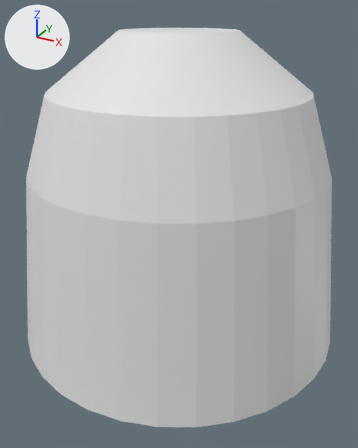
The Blender file RandomCollector/DescendPodShape.blend, before and after one commit.
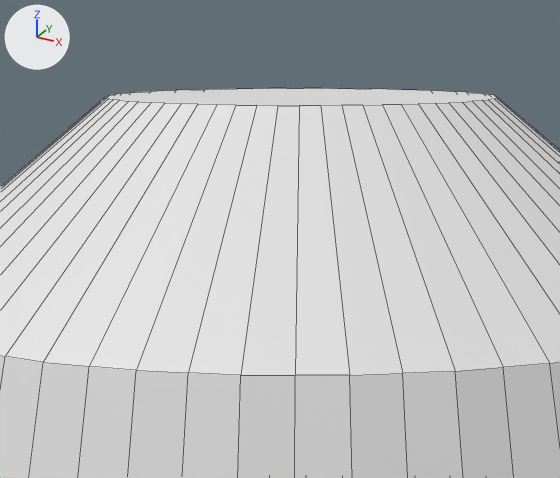
Each version is shown whole from a 50 mm lens placed at (0.953, -1.734, 0.738), pointed at (0.023, -0.042, -0.108), then close up on the part from 24% to 72% of the width and 0% to 33% of the height. Lighting does not change. The marker at upper left points along +X, +Y and +Z. The first two pictures are the older version. The close-ups show mesh edges as thin lines.

Before the edit, the objects in view are built like this:
```python
me_descendpod = bpy.data.meshes.new('DescendPod')
me_descendpod.from_pydata(...)  # 384 vertices, 322 faces; spans x -1.0..1.0, y -1.0..1.0, z -1.04..1.0
me_descendpod.materials.append(mat_mk2pod)  # its picture is missing
ob_descendpod = bpy.data.objects.new('DescendPod', me_descendpod)
ob_descendpod.parent = ob_root
ob_descendpod.location = (0.0, 0.0, 0.0)
ob_descendpod.scale = (0.688, 0.688, 0.657)
```
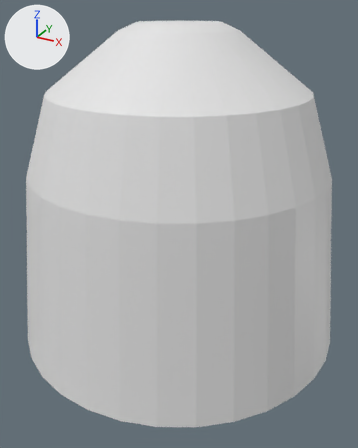
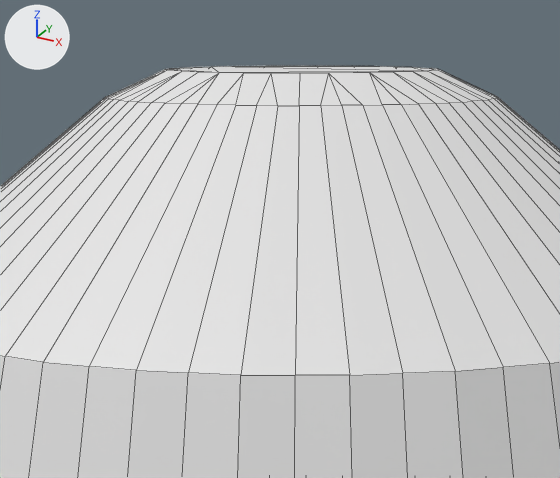
Pixel boxes (x1, y1, x2, y2) of what changed, in the close-ups (560 x 478 px):
'DescendPod', reshaped: before (0, 88, 560, 478); after (0, 66, 560, 478)
part 1 of me_descendpod, built on: before (107, 88, 497, 106); after (106, 66, 497, 106)

What changed in the scene script:
```text
Change me_descendpod:
    used by ob_descendpod; parent = ob_root; location = (0.0, 0.0, 0.0); scale = (0.688, 0.688, 0.657)
    remove me_descendpod.from_pydata(...)  # 384 vertices, 322 faces; spans x -1.0..1.0, y -1.0..1.0, z -1.04..1.0
    add me_descendpod.from_pydata(...)  # 378 vertices, 438 faces; spans x -1.0..1.0, y -1.0..1.0, z -1.04..1.04
    me_descendpod part 1
    1 face is deleted
    28 vertices are added at x -0.23..0.23, y -0.23..0.23, z 1.04
    90 new faces join them
    other edits to the shape of me_descendpod do not show in these pictures
```
